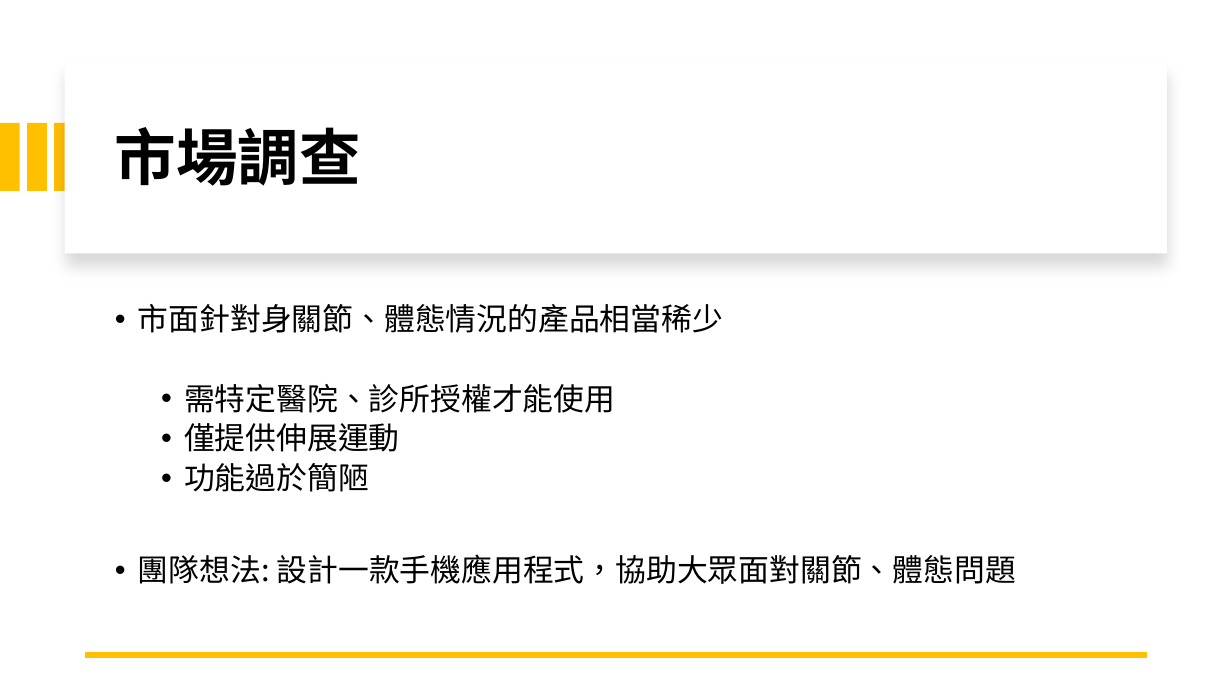
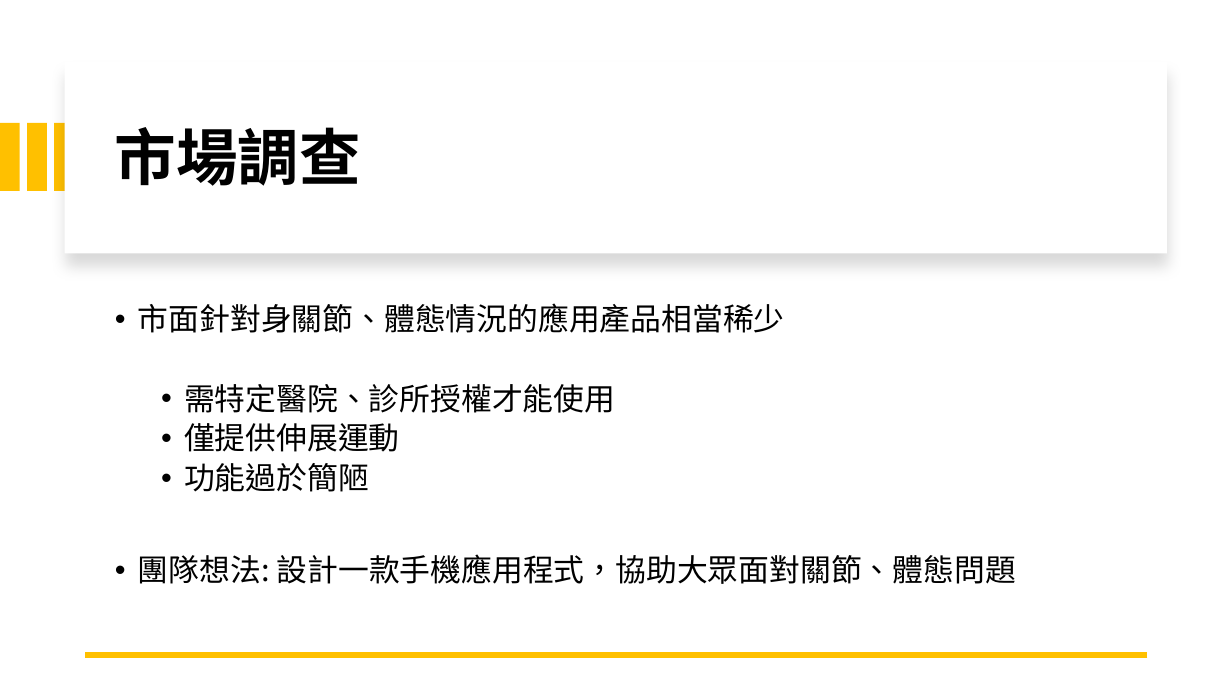
Before and after one commit to michaelchen1225/-, a slide deck: slide 5 of 整合/報告/產品報告.pptx. Drawn at 1232x693 pixels with LibreOffice and Linux fonts; fonts in the diff are those of the drawing. Boxes give left, top, right and bottom in pixels: in the first picture for what was removed or moved away, otherwise in the second. Text is boxed around its words. In the diff, an @@ line names an element or a change of style, - is before the commit and + after.

```diff
--- a/整合/報告/產品報告.pptx
+++ b/整合/報告/產品報告.pptx
@@ text at (138, 303, 785, 333): text changed @@
-• 市面針對身關節、體態情況的產品相當稀少
+• 市面針對身關節、體態情況的應用產品相當稀少
```
Also in this commit, not shown: 1 other slide changed, 1 other file.
